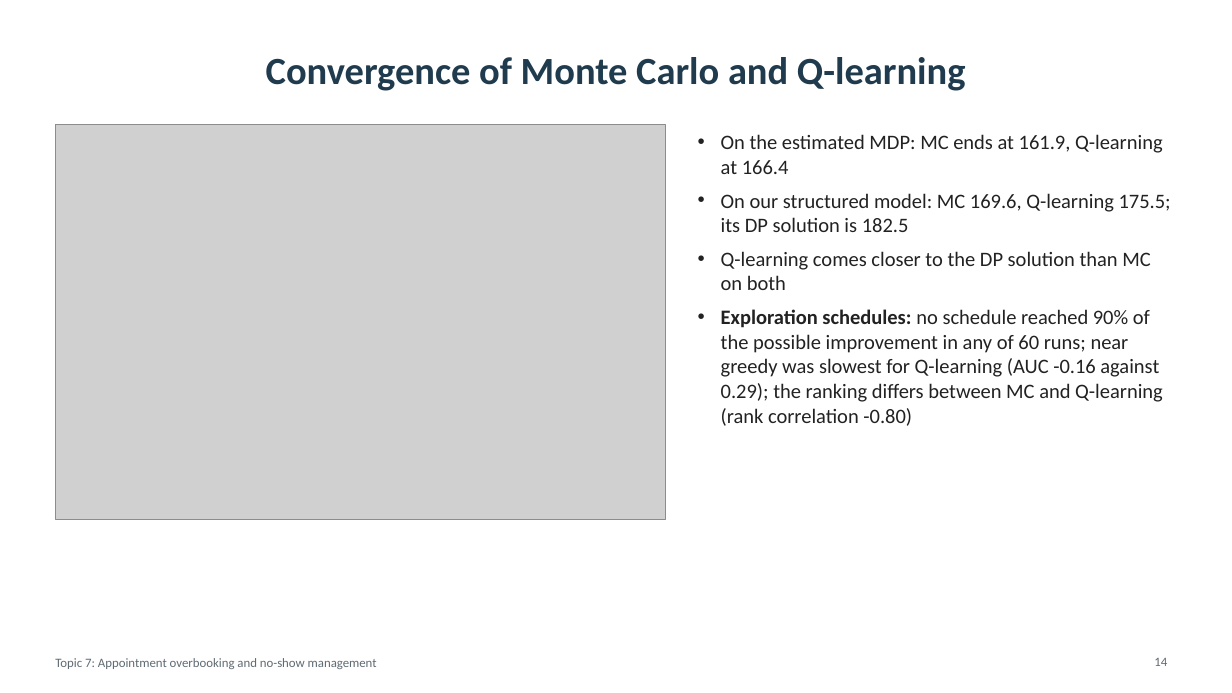
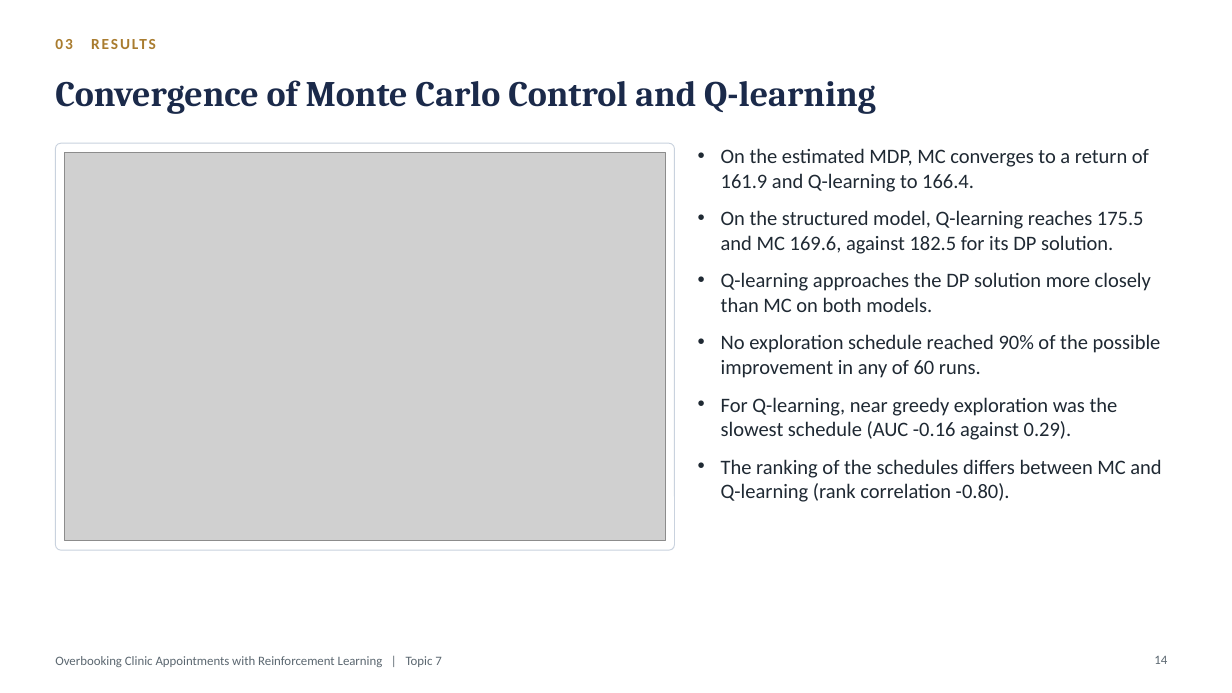
Before and after one commit to Nagasai-Datta/ml_lab, a slide deck: slide 14 of topic7/presentation/Topic7_Overbooking_Presentation.pptx. Drawn at 1232x693 pixels with LibreOffice and Linux fonts; fonts in the diff are those of the drawing; grey boxes stand for pictures. Boxes give left, top, right and bottom in pixels: in the first picture for what was removed or moved away, otherwise in the second. Text is boxed around its words. In the diff, an @@ line names an element or a change of style, - is before the commit and + after.

Commit message:
Presentation: formal wording and a new template

```diff
--- a/topic7/presentation/Topic7_Overbooking_Presentation.pptx
+++ b/topic7/presentation/Topic7_Overbooking_Presentation.pptx
@@ text added at bbox=[55, 39, 72, 49], 12 pt, text #A97C2F, bold @@
+03 RESULTS
@@ title at bbox=[55, 80, 876, 114]: text changed; size 30 to 28 pt; font Calibri to Cambria; text colour #1F3B4D to #1B2A4A @@
-Convergence of Monte Carlo and Q-learning
+Convergence of Monte Carlo Control and Q-learning
@@ rounded rectangle added at bbox=[55, 143, 675, 550], fill #FFFFFF, outline #C9D2DE 0.75 pt @@
@@ text at bbox=[721, 148, 1161, 502]: text changed; text colour #222222 to #1F2933 @@
-• On the estimated MDP: MC ends at 161.9, Q-learning at 166.4
-• On our structured model: MC 169.6, Q-learning 175.5; its DP solution is 182.5
-• Q-learning comes closer to the DP solution than MC on both
-• Exploration schedules: no schedule reached 90% of the possible improvement in any of 60 runs; near greedy was slowest for Q-learning (AUC -0.16 against 0.29); the ranking differs between MC and Q-learning (rank correlation -0.80)
+• On the estimated MDP, MC converges to a return of 161.9 and Q-learning to 166.4.
+• On the structured model, Q-learning reaches 175.5 and MC 169.6, against 182.5 for its DP solution.
+• Q-learning approaches the DP solution more closely than MC on both models.
+• No exploration schedule reached 90% of the possible improvement in any of 60 runs.
+• For Q-learning, near greedy exploration was the slowest schedule (AUC -0.16 against 0.29).
+• The ranking of the schedules differs between MC and Q-learning (rank correlation -0.80).
@@ picture: place and size @@
-picture at bbox=[55, 125, 665, 519]
+picture at bbox=[65, 152, 665, 541]
@@ text at bbox=[55, 656, 441, 667]: text changed; text colour #5F6B73 to #5B6770 @@
-Topic 7: Appointment overbooking and no-show management
+Overbooking Clinic Appointments with Reinforcement Learning | Topic 7
@@ page number at bbox=[1154, 656, 1167, 664]: text colour #5F6B73 to #5B6770 @@
```
Also in this commit, not shown: 19 other slides changed, 1 slide added, 1 slide removed, 1 other file.
